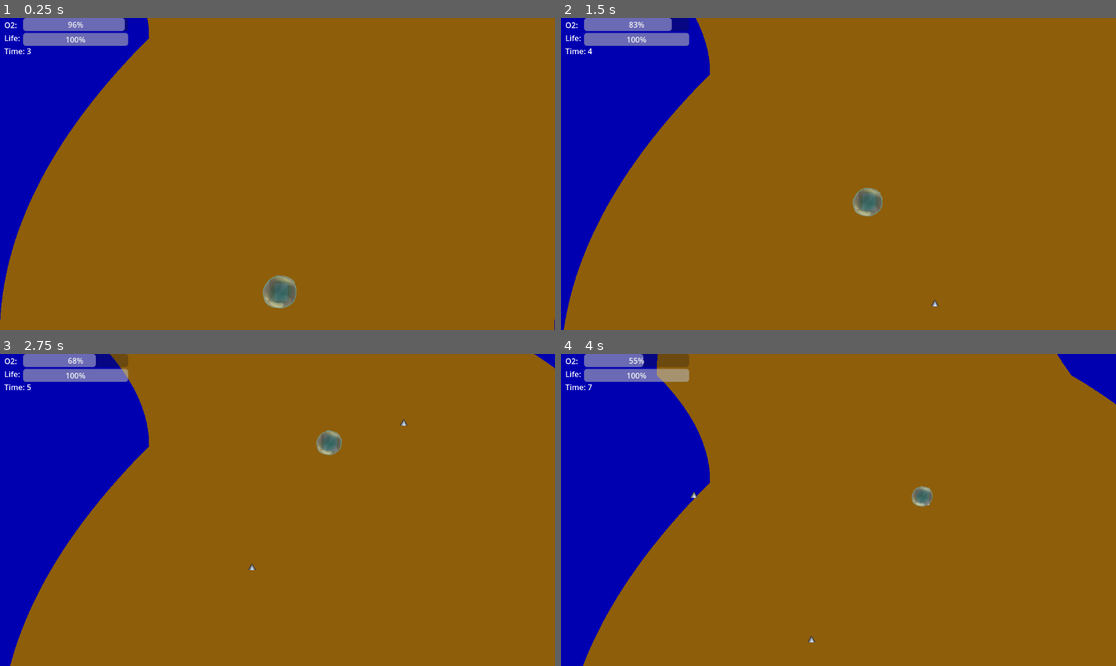
Above: before the commit, frames 1-4 (two rows, left to right).
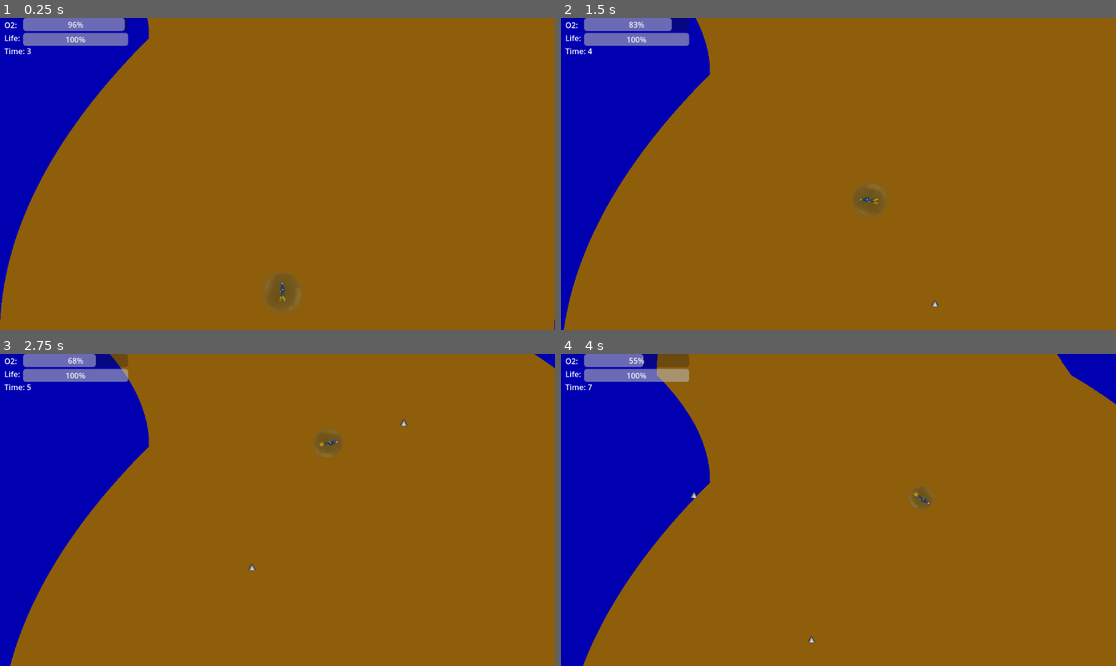
Above: after the commit, the same moments.

Repository: KnGod667/GGJ2025
Game: Godot game, scene res://scenes/main scene.tscn
The game is run twice, just before and just after one commit, with the same random seed, the same clock (stepped at 60 frames per second) and the same inputs.
Inputs (mouse positions are in pixels of both pictures, inside the frame that each line leads up to):
- Up to frame 1 (0.25 s): no input
- Up to frame 2 (1.5 s): move the mouse to (960, 158) at 0.52 s; move the mouse to (727, 189) at 1.27 s
- Up to frame 3 (2.75 s): move the mouse to (333, 441) at 2.02 s
- Up to frame 4 (4 s): move the mouse to (810, 572) at 2.77 s; move the mouse to (1005, 556) at 3.52 s

The runs differ from the first frame. In frame 1, 0.6% of the frame differs, in the area x 47-55%, y 81-95%; in frame 2, 0.5%; in frame 3, 0.3%; in frame 4, 0.2%.

Commit message:
spri

Diff:
--- a/scenes/obstacles/generador.tscn
+++ b/scenes/obstacles/generador.tscn
@@ -1,14 +1,14 @@
 [gd_scene load_steps=3 format=3 uid="uid://dm5j6sbefik67"]
 
 [ext_resource type="Script" path="res://scripts/obstacles/generador.gd" id="1_o5jrp"]
-[ext_resource type="Texture2D" uid="uid://cm5mhao2hre2n" path="res://resources/Pollordo_GGJ2025_logo.png" id="2_fp6e0"]
+[ext_resource type="Texture2D" uid="uid://ck0gtu4q58tj7" path="res://resources/sprites_prueba/ELHUECODEXAVIER.png" id="2_3jpt6"]
 
 [node name="Generador" type="Node2D"]
 script = ExtResource("1_o5jrp")
 
 [node name="Sprite2D" type="Sprite2D" parent="."]
-scale = Vector2(0.0595703, 0.0683594)
-texture = ExtResource("2_fp6e0")
+scale = Vector2(0.386079, 0.443041)
+texture = ExtResource("2_3jpt6")
 
 [node name="Timer" type="Timer" parent="."]
 wait_time = 7.0
--- a/scenes/personaje.tscn
+++ b/scenes/personaje.tscn
@@ -1,8 +1,58 @@
-[gd_scene load_steps=6 format=3 uid="uid://cw6q6vxj225wp"]
+[gd_scene load_steps=13 format=3 uid="uid://cw6q6vxj225wp"]
 
 [ext_resource type="Script" path="res://scripts/personaje.gd" id="1_0ib0y"]
-[ext_resource type="Texture2D" uid="uid://cm5mhao2hre2n" path="res://resources/Pollordo_GGJ2025_logo.png" id="2_h77eb"]
+[ext_resource type="Texture2D" uid="uid://bmq1t4g8hmpvx" path="res://resources/sprites_prueba/XAVIERELBUZO.png" id="2_c6isu"]
 [ext_resource type="PackedScene" uid="uid://km1737hsgp5f" path="res://scenes/burbuja_player.tscn" id="2_mdemc"]
+
+[sub_resource type="AtlasTexture" id="AtlasTexture_yj0x7"]
+atlas = ExtResource("2_c6isu")
+region = Rect2(0, 0, 64, 64)
+
+[sub_resource type="AtlasTexture" id="AtlasTexture_d3mo1"]
+atlas = ExtResource("2_c6isu")
+region = Rect2(64, 0, 64, 64)
+
+[sub_resource type="AtlasTexture" id="AtlasTexture_xlgd3"]
+atlas = ExtResource("2_c6isu")
+region = Rect2(128, 0, 64, 64)
+
+[sub_resource type="AtlasTexture" id="AtlasTexture_lmms6"]
+atlas = ExtResource("2_c6isu")
+region = Rect2(192, 0, 64, 64)
+
+[sub_resource type="AtlasTexture" id="AtlasTexture_rh0k6"]
+atlas = ExtResource("2_c6isu")
+region = Rect2(256, 0, 64, 64)
+
+[sub_resource type="AtlasTexture" id="AtlasTexture_kqckx"]
+atlas = ExtResource("2_c6isu")
+region = Rect2(320, 0, 64, 64)
+
+[sub_resource type="SpriteFrames" id="SpriteFrames_kxo3e"]
+animations = [{
+"frames": [{
+"duration": 1.0,
+"texture": SubResource("AtlasTexture_yj0x7")
+}, {
+"duration": 1.0,
+"texture": SubResource("AtlasTexture_d3mo1")
+}, {
+"duration": 1.0,
+"texture": SubResource("AtlasTexture_xlgd3")
+}, {
+"duration": 1.0,
+"texture": SubResource("AtlasTexture_lmms6")
+}, {
+"duration": 1.0,
+"texture": SubResource("AtlasTexture_rh0k6")
+}, {
+"duration": 1.0,
+"texture": SubResource("AtlasTexture_kqckx")
+}],
+"loop": true,
+"name": &"default",
+"speed": 10.0
+}]
 
 [sub_resource type="CapsuleShape2D" id="CapsuleShape2D_f3jff"]
 radius = 7.99576
@@ -11,24 +61,25 @@
 [sub_resource type="CapsuleShape2D" id="CapsuleShape2D_vh8c5"]
 
 [node name="Personaje" type="CharacterBody2D" groups=["PLAYER"]]
+scale = Vector2(1.2, 1.2)
 collision_layer = 2
 collision_mask = 2
 script = ExtResource("1_0ib0y")
 
-[node name="BubblePrueba" type="Sprite2D" parent="."]
+[node name="BubblePrueba" type="AnimatedSprite2D" parent="."]
 position = Vector2(5.96046e-08, 2)
-scale = Vector2(0.209, 0.209)
-texture = ExtResource("2_h77eb")
-hframes = 8
-vframes = 6
+rotation = 1.57026
+scale = Vector2(1.44327, 1.44327)
+sprite_frames = SubResource("SpriteFrames_kxo3e")
+frame_progress = 0.988578
 
 [node name="CollisionShape2D" type="CollisionShape2D" parent="."]
-visible = false
 position = Vector2(0, 2)
 scale = Vector2(1.75093, 1.24671)
 shape = SubResource("CapsuleShape2D_f3jff")
 
 [node name="Burbuja_player" parent="." instance=ExtResource("2_mdemc")]
+modulate = Color(0.691357, 0.691357, 0.691357, 0.364706)
 position = Vector2(-1, 2)
 scale = Vector2(0.559616, 0.559616)
 BURBUJA_MAX_SPEED = 50.0
@@ -38,7 +89,6 @@
 wait_time = 0.5
 
 [node name="Area2D" type="Area2D" parent="." groups=["PLAYER"]]
-visible = false
 scale = Vector2(1.17624, 1.17624)
 
 [node name="CollisionShape2D" type="CollisionShape2D" parent="Area2D"]
--- a/scripts/personaje.gd
+++ b/scripts/personaje.gd
@@ -4,9 +4,13 @@
 #Vars para el escaneo de colision, aunque las veo algo toscas
 var x = 20
 
+func _ready() -> void:
+	$BubblePrueba.play("default")
+
+
 func _physics_process(delta: float) -> void:
+	look_at(get_global_mouse_position())
 	if !$Burbuja_player.alive:
-		look_at(get_global_mouse_position())
 		var col = TerrainAdapter.get_collision_vector(global_position,x)
 		if col!=Vector2():
 			modulate = Color(1,0,1)
